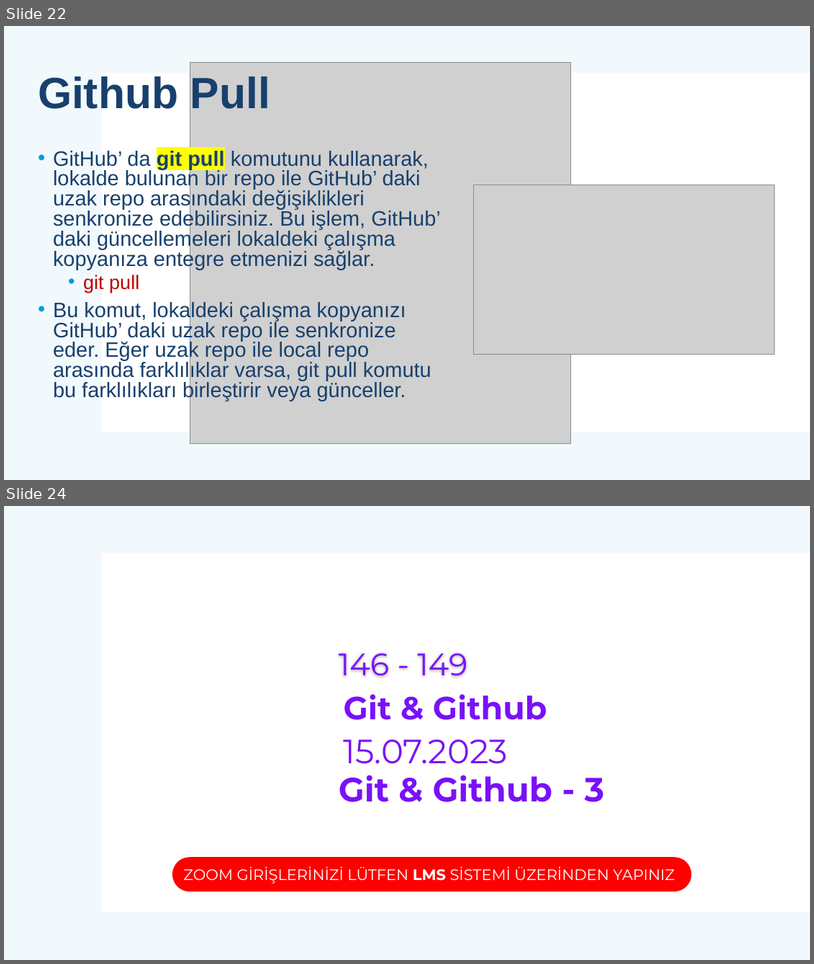
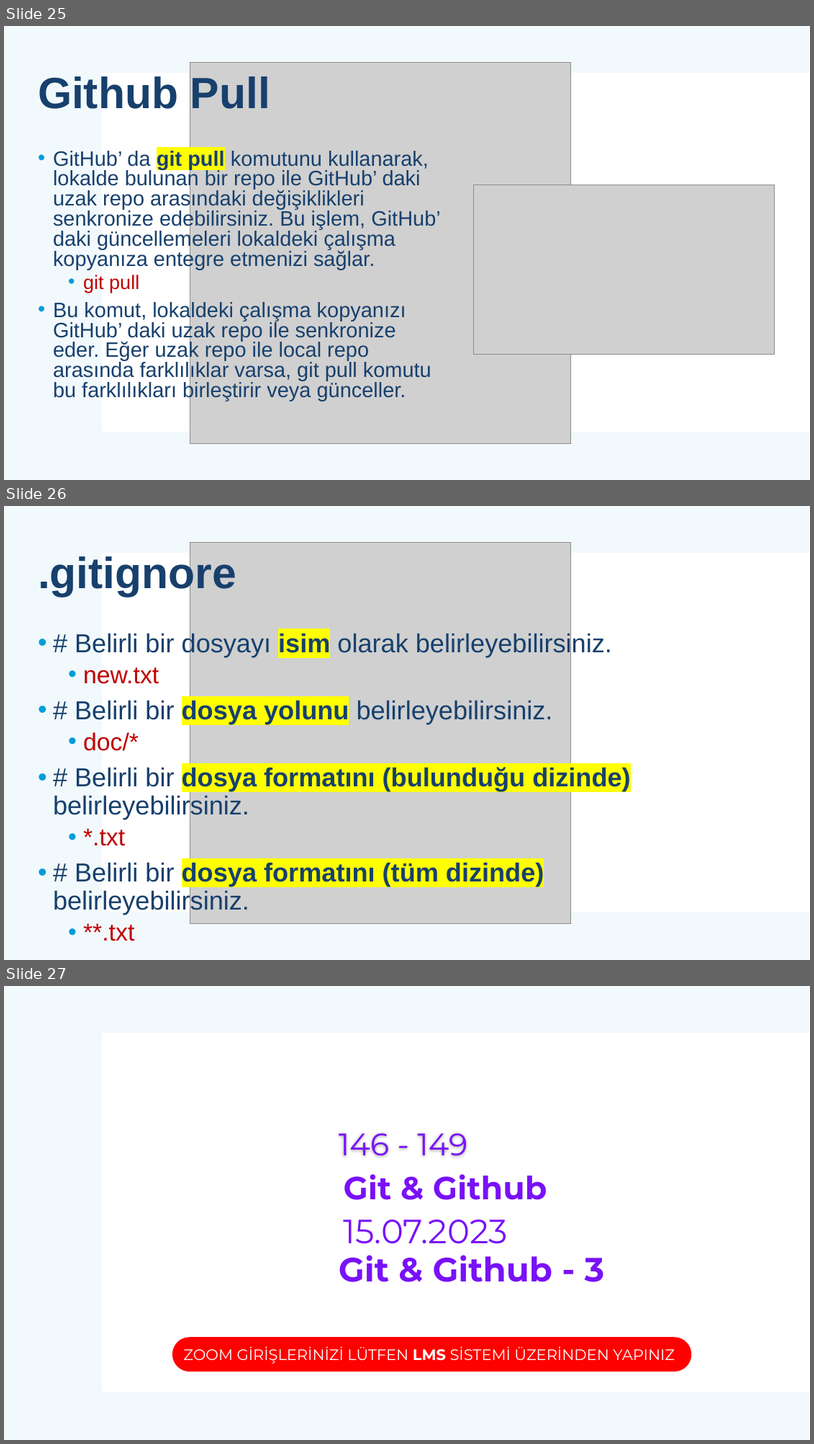
Before and after one commit to mehmetsungur/GitGithub, a slide deck: GitGithub.pptx. Shown one above the other, each under a label of ours: slides 22 and 24 before the commit, slides 25, 26 and 27 after it; the slides between them are not shown. The pictures are 814x964 and 814x1444 pixels, drawn with LibreOffice and Linux fonts; fonts in the diff are those of the drawing; grey boxes stand for pictures; background and template pictures are left out. Boxes give left, top, right and bottom in pixels: in the first picture for what was removed or moved away, otherwise in the second. Text is boxed around its words. In the diff, an @@ line names an element or a change of style, - is before the commit and + after.

```diff
--- a/GitGithub.pptx
+++ b/GitGithub.pptx
@@ slide 26 added at (4, 506, 810, 960), background #FFFFFF; not listed: 2 template elements that a slide beside it also shows @@
@@ picture added at (190, 542, 571, 923) @@
@@ title added at (38, 553, 237, 596), 52 pt, text #17406D, bold @@
+.gitignore
@@ text added at (53, 631, 630, 914), 31 pt, text #17406D @@
+• # Belirli bir dosyayı isim olarak belirleyebilirsiniz.
+  • new.txt
+• # Belirli bir dosya yolunu belirleyebilirsiniz.
+  • doc/*
+• # Belirli bir dosya formatını (bulunduğu dizinde) belirleyebilirsiniz.
+  • *.txt
+• # Belirli bir dosya formatını (tüm dizinde) belirleyebilirsiniz.
+  • **.txt
@@ what was slide 22 is now slide 25 @@
@@ what was slide 24 is now slide 27 @@
```
Also in this commit, not shown: 2 slides changed, 3 other slides added, 1 slide removed, 5 other files.
